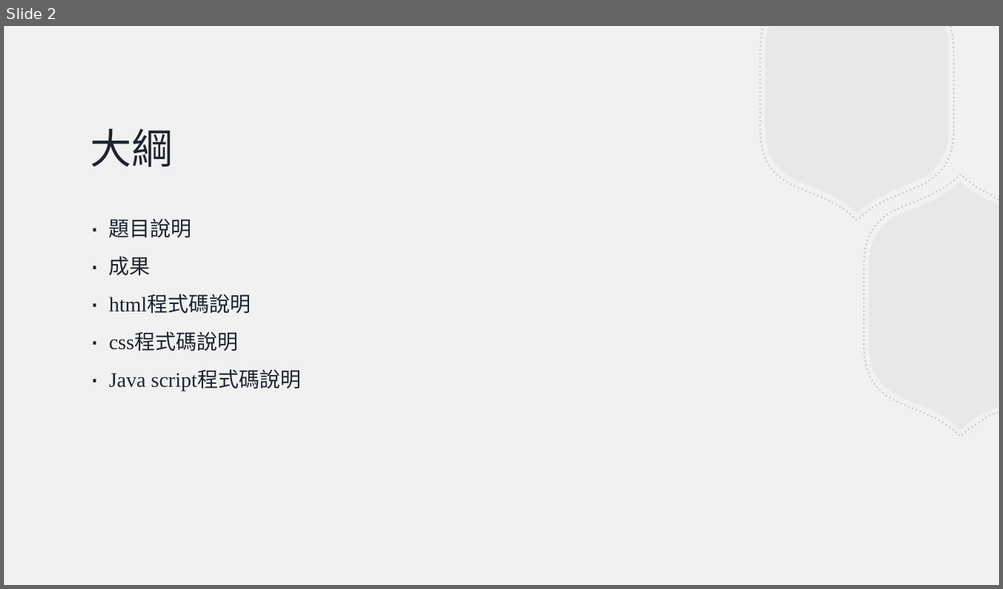
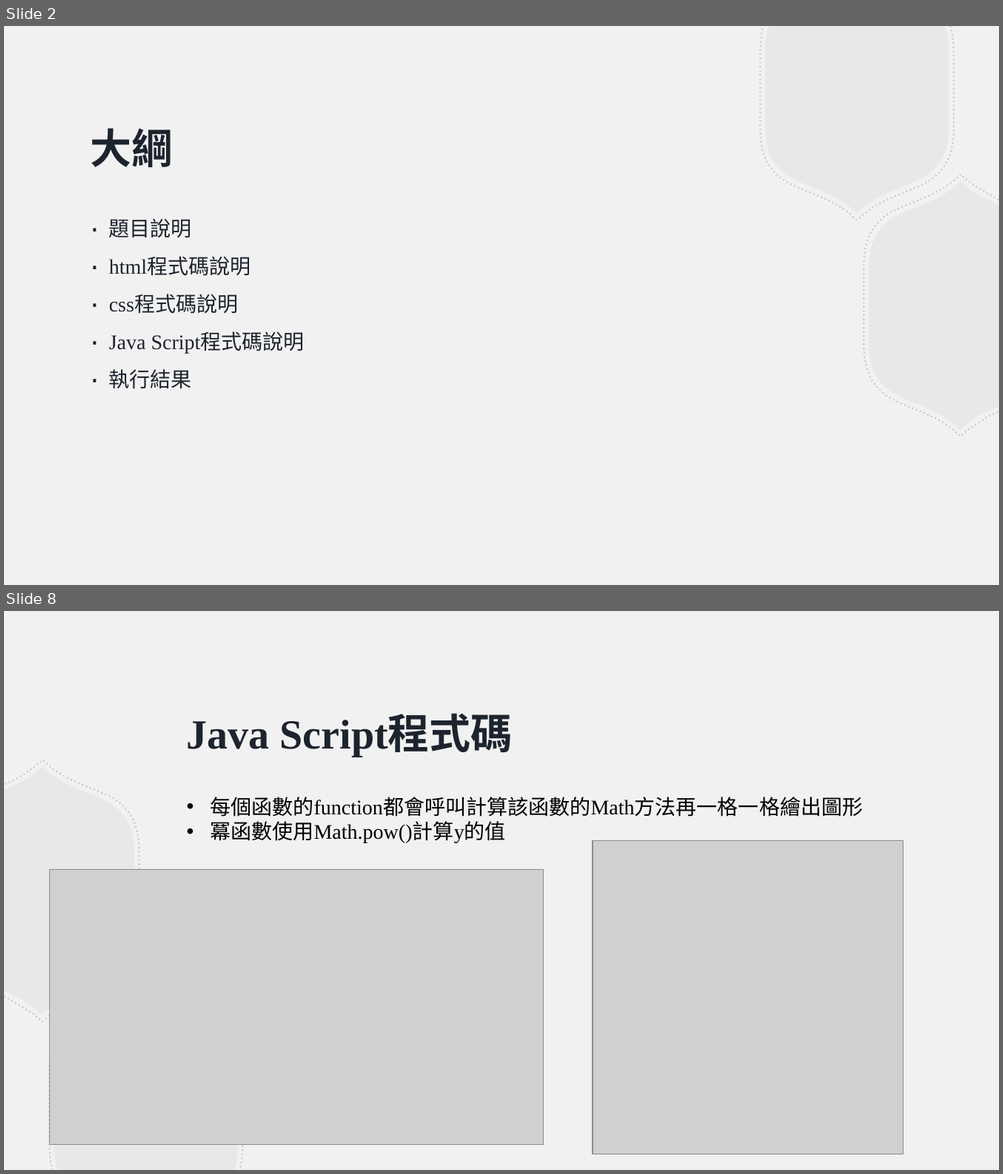
Before and after one commit to evachen20041010/JavaScript, a slide deck: Grp_1/實習課第6組_Grp1.pptx. Shown one above the other, each under a label of ours: slide 2 before the commit, slides 2 and 8 after it; the slides between them are not shown. The pictures are 1003x589 and 1003x1174 pixels, drawn with LibreOffice and Linux fonts; fonts in the diff are those of the drawing; grey boxes stand for pictures. Boxes give left, top, right and bottom in pixels: in the first picture for what was removed or moved away, otherwise in the second. Text is boxed around its words. In the diff, an @@ line names an element or a change of style, - is before the commit and + after.

```diff
--- a/Grp_1/實習課第6組_Grp1.pptx
+++ b/Grp_1/實習課第6組_Grp1.pptx
@@ slide 8 added at bbox=[4, 611, 999, 1170], background #F2F1F1 @@
@@ title added at bbox=[187, 717, 512, 757], 40 pt, text #1D242E, bold @@
+Java Script程式碼
@@ group added at bbox=[4, 760, 243, 1170]: 4 freeform shapes @@
@@ text added at bbox=[210, 797, 862, 843], 20 pt, text #000000 @@
+• 每個函數的function都會呼叫計算該函數的Math方法再一格一格繪出圖形
+• 冪函數使用Math.pow()計算y的值
@@ picture added at bbox=[593, 841, 904, 1155] @@
@@ picture added at bbox=[50, 870, 543, 1145] @@
@@ slide 2 changed as well @@
@@ title "大綱" at bbox=[91, 128, 173, 167]: bold on @@
@@ text at bbox=[109, 256, 151, 276]: paragraph removed @@
-∙ 成果
@@ text at bbox=[109, 333, 304, 389]: text changed @@
-∙ Java script程式碼說明
+∙ Java Script程式碼說明
+∙ 執行結果
```
Also in this commit, not shown: 1 other slide changed, 11 other slides added, 1 other file.
